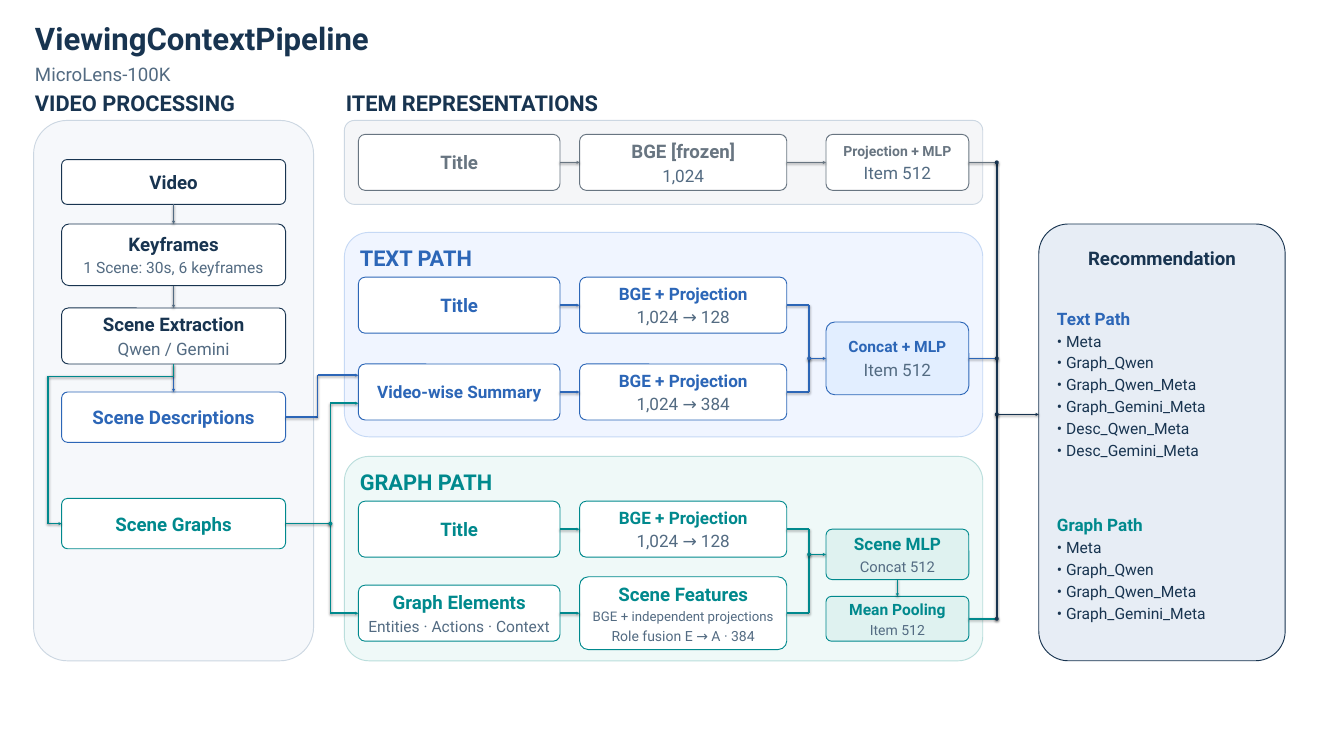
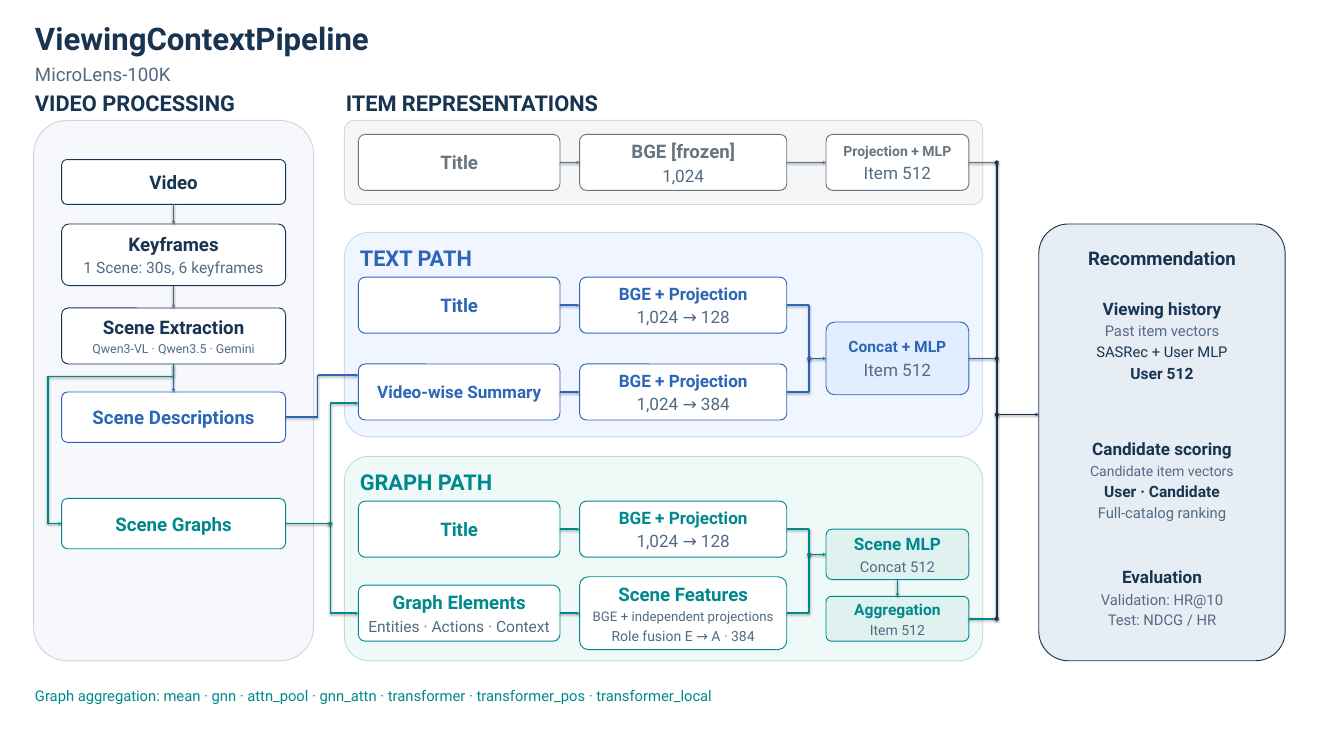
Before and after one commit to obeychoi0120/ViewingContextPipeline, a slide deck: slide 1 of docs/design/main_diagram.pptx. Drawn at 1344x756 pixels with LibreOffice and Linux fonts; fonts in the diff are those of the drawing. Boxes give left, top, right and bottom in pixels: in the first picture for what was removed or moved away, otherwise in the second. Text is boxed around its words. In the diff, an @@ line names an element or a change of style, - is before the commit and + after.

```diff
--- a/docs/design/main_diagram.pptx
+++ b/docs/design/main_diagram.pptx
@@ text at [1096, 302, 1227, 379]: text changed; size 20 to 19 pt @@
-Text Path
-• Meta
-• Graph_Qwen
-• Graph_Qwen_Meta
-• Graph_Gemini_Meta
-• Desc_Qwen_Meta
-• Desc_Gemini_Meta
+Viewing history
+Past item vectors
+SASRec + User MLP
+User 512
@@ text at [92, 344, 255, 354]: text changed; size 22 to 16 pt @@
-Qwen / Gemini
+Qwen3-VL · Qwen3.5 · Gemini
@@ text at [1090, 442, 1234, 521]: text changed; size 20 to 18 pt; text colour #183450 to #536B82 @@
-Graph Path
-• Meta
-• Graph_Qwen
-• Graph_Qwen_Meta
-• Graph_Gemini_Meta
+Candidate scoring
+Candidate item vectors
+User · Candidate
+Full-catalog ranking
@@ text added at [1101, 570, 1223, 625], 19 pt, text #536B82 @@
+Evaluation
+Validation: HR@10
+Test: NDCG / HR
@@ text at [854, 603, 940, 619]: text changed @@
-Mean Pooling
+Aggregation
@@ text added at [35, 689, 712, 704], 19 pt, text #00898D @@
+Graph aggregation: mean · gnn · attn_pool · gnn_attn · transformer · transformer_pos · transformer_local
```
Also in this commit, not shown: 11 other files.
